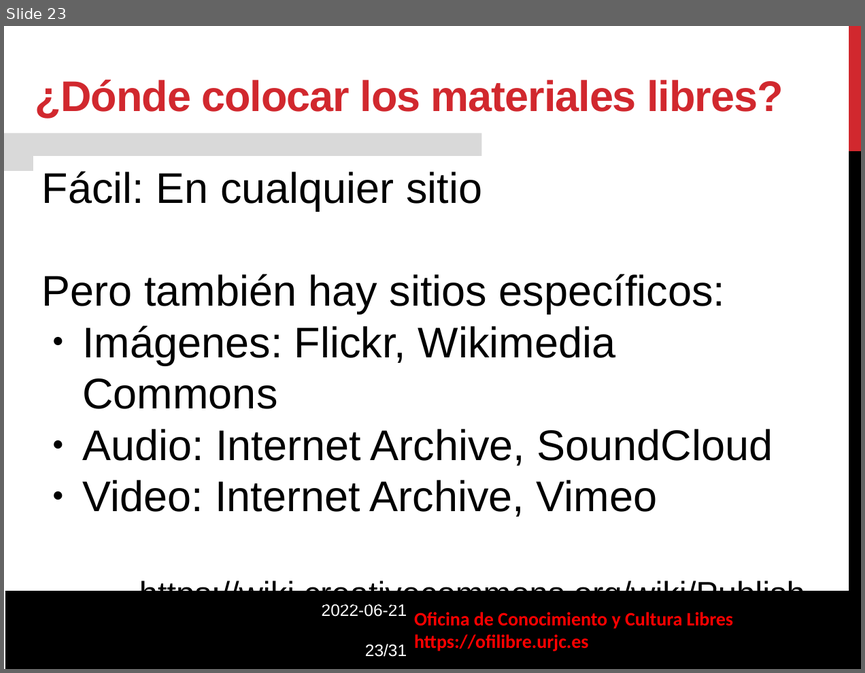
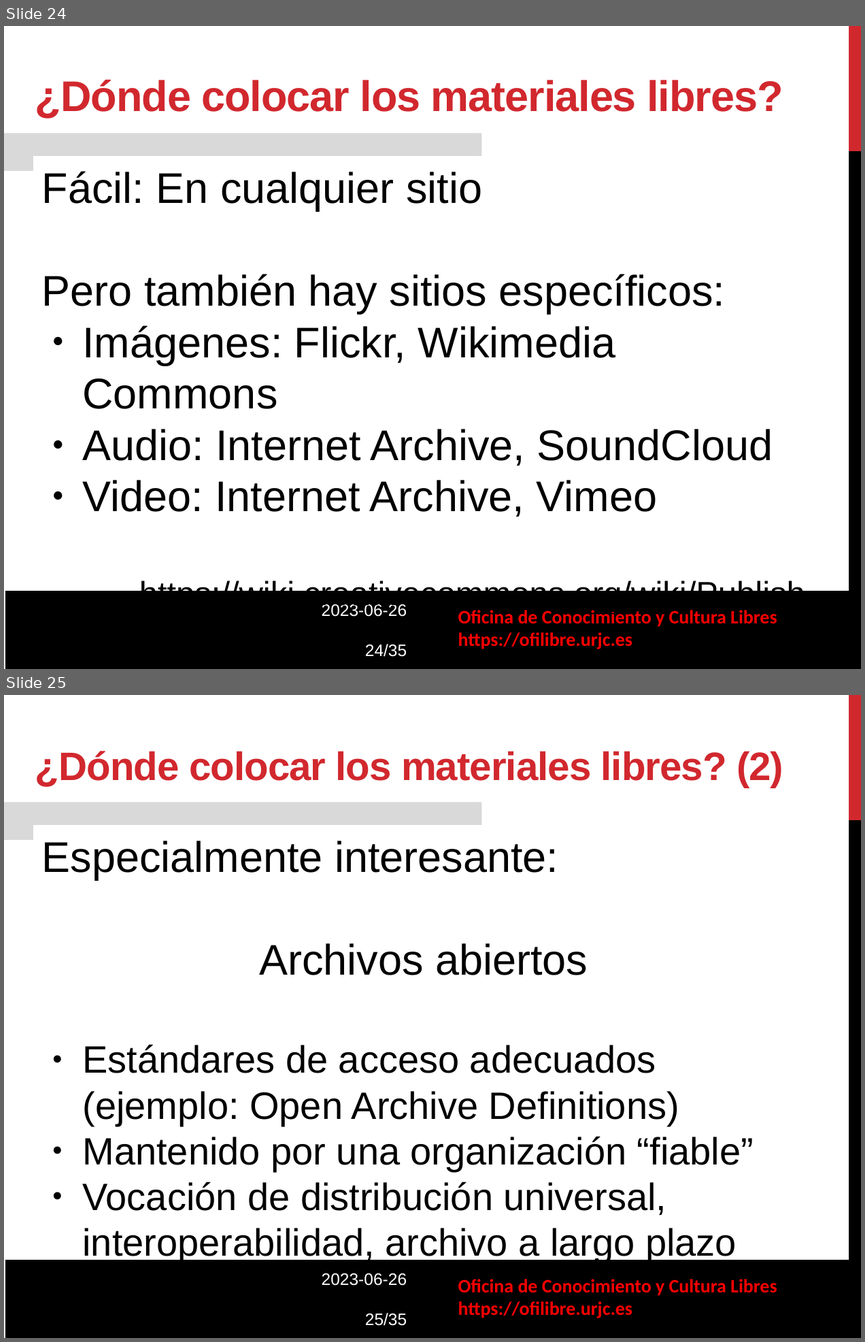
Before and after one commit to gabrielIzquierdo/OfiLibreGabri.github.io, a slide deck: static/transpas/curso-cultura-libre/Cultura_Libre_Intro.odp. Shown one above the other, each under a label of ours: slide 23 before the commit, slides 24 and 25 after it. The pictures are 865x673 and 865x1342 pixels, drawn with LibreOffice and Linux fonts; fonts in the diff are those of the drawing; background and template pictures are left out. Boxes give left, top, right and bottom in pixels: in the first picture for what was removed or moved away, otherwise in the second. Text is boxed around its words. In the diff, an @@ line names an element or a change of style, - is before the commit and + after.

Commit message:
Actualiacización de materiales

```diff
--- a/static/transpas/curso-cultura-libre/Cultura_Libre_Intro.odp
+++ b/static/transpas/curso-cultura-libre/Cultura_Libre_Intro.odp
@@ slide 25 added at (4, 695, 861, 1338), background #FFFFFF; not listed: 6 template elements that a slide beside it also shows @@
@@ text added at (35, 751, 783, 787), 33.3 pt, text #D1282E, bold @@
+¿Dónde colocar los materiales libres? (2)
@@ rectangle added at (34, 826, 814, 1255), fill #FFFFFF, outline #FFFFFF 0 pt, 32 pt, text #000000 @@
+Especialmente interesante:
+Archivos abiertos
+● Estándares de acceso adecuados (ejemplo: Open Archive Definitions)
+● Mantenido por una organización “fiable”
+● Vocación de distribución universal, interoperabilidad, archivo a largo plazo
@@ what was slide 23 is now slide 24 @@
@@ slide 24 changed as well @@
@@ text at (322, 604, 407, 656): text changed @@
-2022-06-21
-23/31
+2023-06-26
+24/35
@@ text "Oficina de Conocimiento y Cultura ...": place and size @@
-text "Oficina de Conocimiento y Cultura ..." at (414, 611, 733, 651)
+text "Oficina de Conocimiento y Cultura ..." at (458, 609, 776, 649)
```
Also in this commit, not shown: 25 other slides changed, 3 other slides added, 6 other files.
